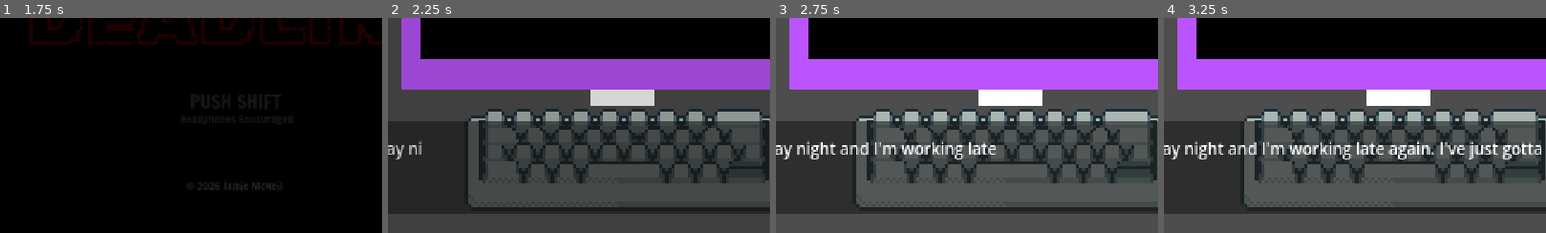
Above: before the commit, frames 1-4 (left to right).
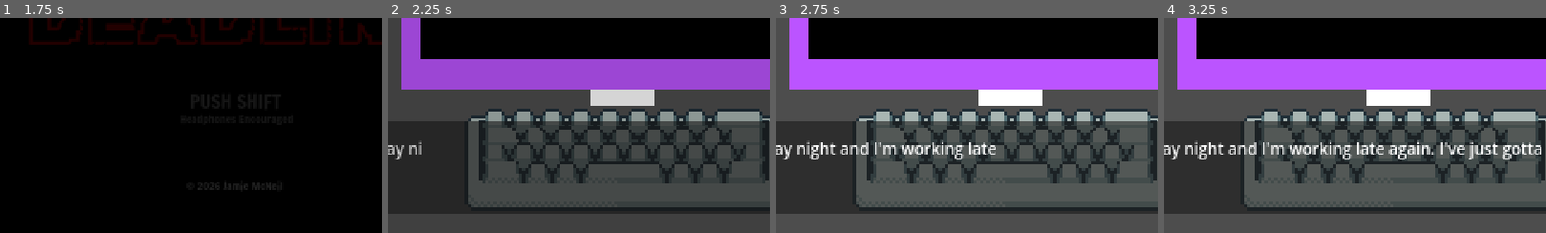
Above: after the commit, the same moments.

Repository: mcneiljv/game-off-2026
Game: Godot game, scene res://src/core/main_game/title_screen.tscn
Same seed, same stepped clock (60 frames per second), same inputs: the game is played once before the commit and once after it. Sound files missing from this copy of the repository are replaced by a short silence.
Inputs:
- Up to frame 1 (1.75 s): hold Shift (left_shift) from 1.28 s (still down)
- Up to frame 2 (2.25 s): release Shift (left_shift) at 2.03 s
- Up to frame 3 (2.75 s): no input
- Up to frame 4 (3.25 s): no input
The pictures show only the part of the screen within x 19-69%, y 50-100%; the shares and areas given below are measured in that part.

Frame 1 is identical in both runs. In frame 2, 0.6% of the frame differs, in the area x 89-98%, y 66-75%; in frame 3, 0.6%; in frame 4, 0.6%.

Commit message:
Handle keyboard animation on typing

Diff:
--- /dev/null
+++ b/src/core/main_game/keyboard.gd
@@ -0,0 +1,20 @@
+class_name Keyboard
+extends Sprite2D
+
+var is_active: bool = false
+
+
+func set_animation_active(enabled: bool) -> void:
+	is_active = enabled
+
+
+func _unhandled_input(event: InputEvent) -> void:
+	if not is_active:
+		set_frame(0)
+		return
+	if event.is_action_pressed("left_shift"):
+		set_frame(1)
+	elif event.is_action_pressed("right_shift"):
+		set_frame(2)
+	else:
+		set_frame(0)
--- a/src/core/main_game/main.tscn
+++ b/src/core/main_game/main.tscn
@@ -5,6 +5,7 @@
 [ext_resource type="Script" uid="uid://bj4w8kp4t2elj" path="res://src/core/main_game/monitor.gd" id="2_h7gx0"]
 [ext_resource type="Texture2D" uid="uid://3fbml673pnoh" path="res://assets/art/keyboard-sprite-sheet.png" id="3_iu1vd"]
 [ext_resource type="AudioStream" uid="uid://cf0bm77ho67pp" path="res://assets/audio/ambience.wav" id="4_drj1i"]
+[ext_resource type="Script" uid="uid://bm0r88njpfl0p" path="res://src/core/main_game/keyboard.gd" id="4_hn61g"]
 [ext_resource type="AudioStream" uid="uid://bnpq1pqoc5wqa" path="res://assets/audio/keyboard-key.wav" id="5_yuwmb"]
 [ext_resource type="AudioStream" uid="uid://3d4r3q2ochpr" path="res://assets/audio/monster-tension-1.mp3" id="6_op4kn"]
 [ext_resource type="AudioStream" uid="uid://dsay8e1komrsd" path="res://assets/audio/mobile-buzz.wav" id="6_q3f53"]
@@ -126,23 +127,11 @@
 grow_horizontal = 2
 grow_vertical = 0
 
-[node name="Neutral" type="Sprite2D" parent="Keyboard" unique_id=1264228746]
+[node name="Sprite" type="Sprite2D" parent="Keyboard" unique_id=1264228746]
 texture = ExtResource("3_iu1vd")
 centered = false
-region_enabled = true
-region_rect = Rect2(0, 0, 200, 64)
-
-[node name="Left" type="Sprite2D" parent="Keyboard" unique_id=1375093927]
-texture = ExtResource("3_iu1vd")
-centered = false
-region_enabled = true
-region_rect = Rect2(200, 0, 200, 64)
-
-[node name="Right" type="Sprite2D" parent="Keyboard" unique_id=1659992174]
-texture = ExtResource("3_iu1vd")
-centered = false
-region_enabled = true
-region_rect = Rect2(400, 0, 200, 64)
+hframes = 3
+script = ExtResource("4_hn61g")
 
 [node name="DebugLayer" type="CanvasLayer" parent="." unique_id=428591197]
 process_mode = 3
--- a/src/core/main_game/main_game.gd
+++ b/src/core/main_game/main_game.gd
@@ -25,6 +25,7 @@
 @onready var monitor_text_node: Monitor = %MonitorText
 @onready var text_end_indicator_node: ColorRect = %TextEndIndicator
 @onready var keyboard_click: AudioStreamPlayer = $KeyboardClick
+@onready var keyboard_node: Keyboard = $Keyboard/Sprite
 
 
 # Called when the node enters the scene tree for the first time.
@@ -104,9 +105,11 @@
 func _set_game_state() -> void:
 	if dialog_dict.type == "typing":
 		current_game_state = GameState.TYPING
+		keyboard_node.set_animation_active(true)
 		dialog_box_node.visible = false
 	if dialog_dict.type == "dialog":
 		current_game_state = GameState.DIALOG
+		keyboard_node.set_animation_active(false)
 
 
 func _play_block_sound() -> void:
@@ -152,3 +155,4 @@
 		text_end_indicator_node.visible = true
 	if selected_dialog_block == last_block_index:
 		current_game_state = GameState.ENDING
+		keyboard_node.set_animation_active(false)
Not shown, added: src/core/main_game/keyboard.gd.uid
